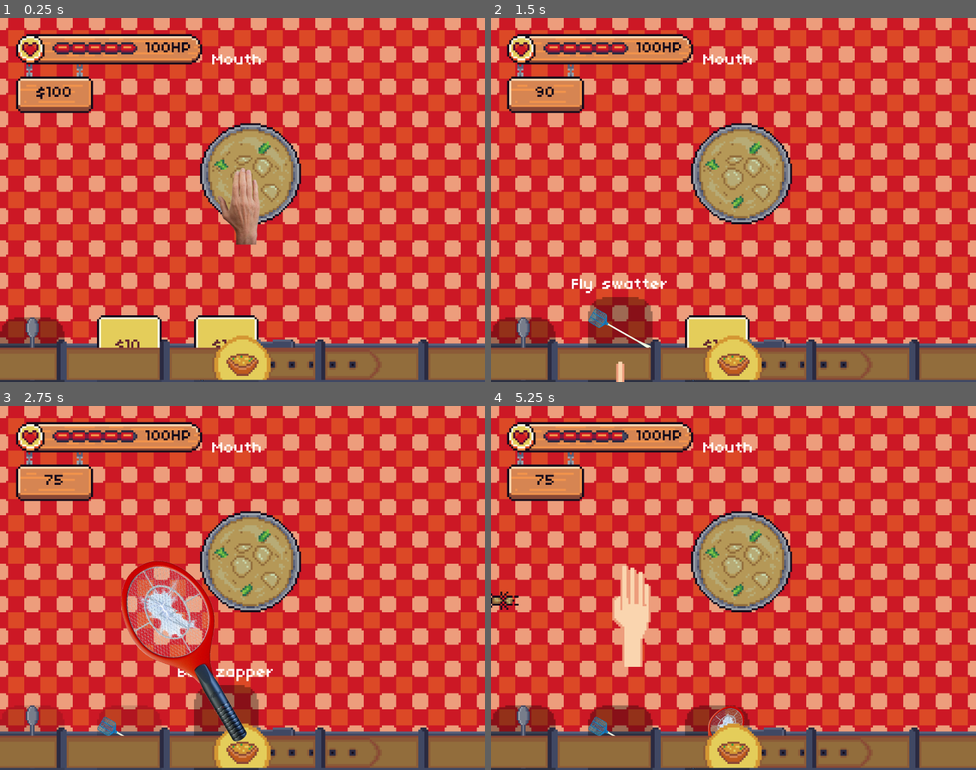
Above: before the commit, frames 1-4 (two rows, left to right).
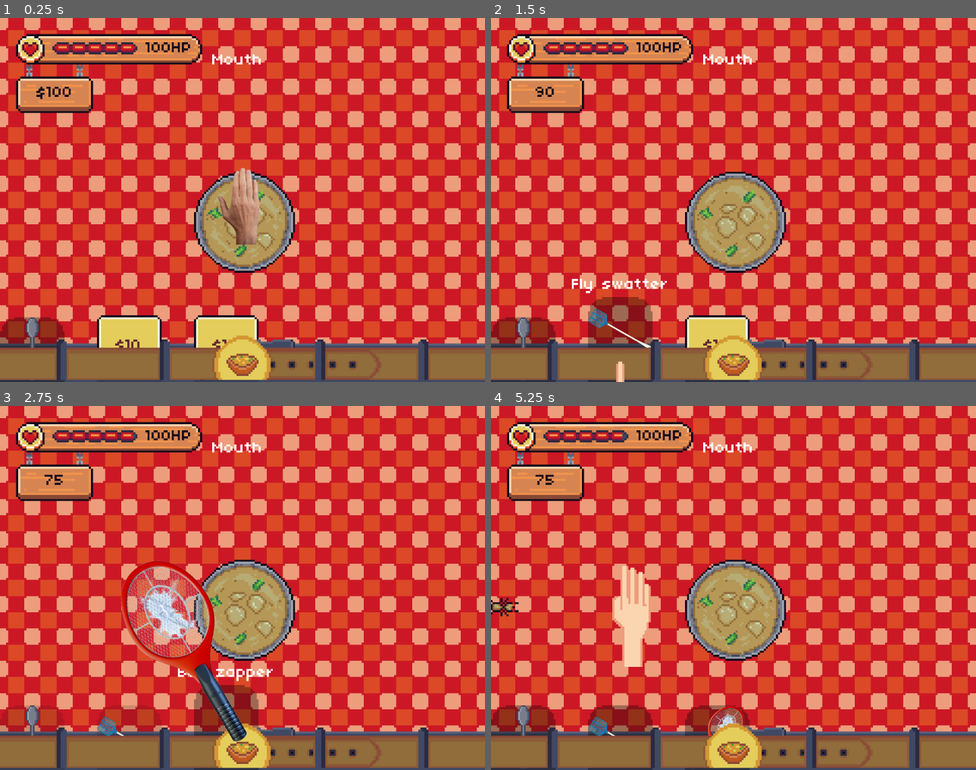
Above: after the commit, the same moments.

Repository: mattismoel/rage-room
Game: Godot game, scene res://scenes/game.tscn
Same seed, same stepped clock (60 frames per second), same inputs: the game is played once before the commit and once after it. The engine's default icon, where the game draws it, is replaced by a stand-in: a white triangle on a blue panel in a dark square.
Inputs (mouse positions are in pixels of both pictures, inside the frame that each line leads up to):
- Up to frame 1 (0.25 s): no input
- Up to frame 2 (1.5 s): click "$10" at 0.5 s; click (621, 360) at 1.25 s
- Up to frame 3 (2.75 s): click "$15" at 2 s
- Up to frame 4 (5.25 s): click (718, 748) at 2.75 s; click (718, 748) at 3.5 s; tap Enter at 4.25 s; move the mouse to (840, 569) at 4.27 s; press the mouse at (840, 569) at 4.28 s; move the mouse to (636, 606) at 5.02 s; release the mouse at (636, 606) at 5.03 s; click (636, 606) at 5.1 s

The runs differ from the first frame. In frame 1, 5.9% of the frame differs, in the area x 40-63%, y 28-70%; in frame 2, 6.7%; in frame 3, 6.5%; in frame 4, 7.0%, in the area x 0-63%, y 28-70%.

Commit message:
moved the soup

Diff:
--- a/scenes/game.tscn
+++ b/scenes/game.tscn
@@ -67,7 +67,7 @@
 [node name="Targets" type="Node" parent="."]
 
 [node name="Soup" parent="Targets" instance=ExtResource("8_0tnpc")]
-position = Vector2(124, 77)
+position = Vector2(121, 101)
 
 [node name="Spawners" type="Node" parent="."]
 
